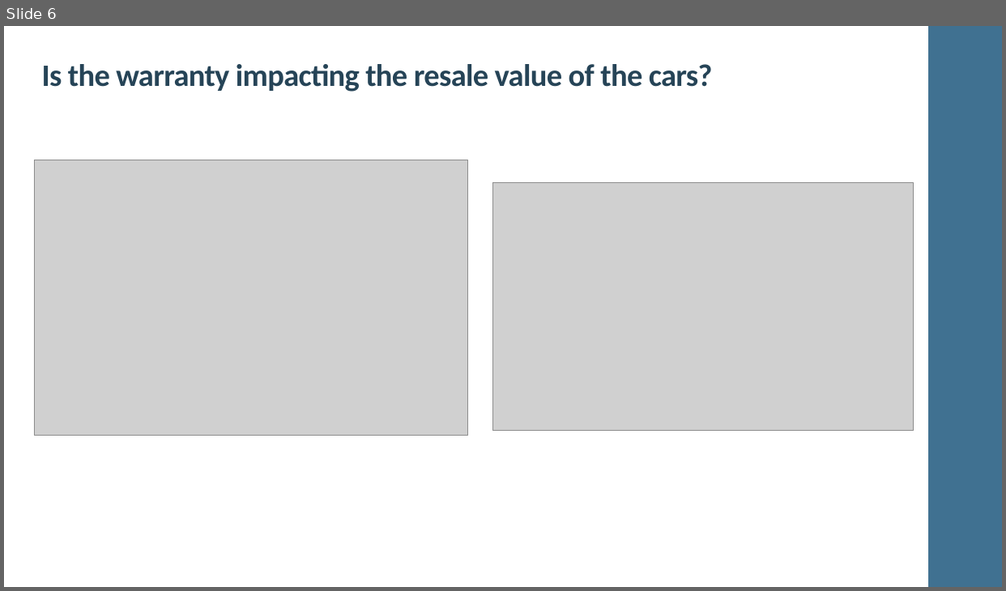
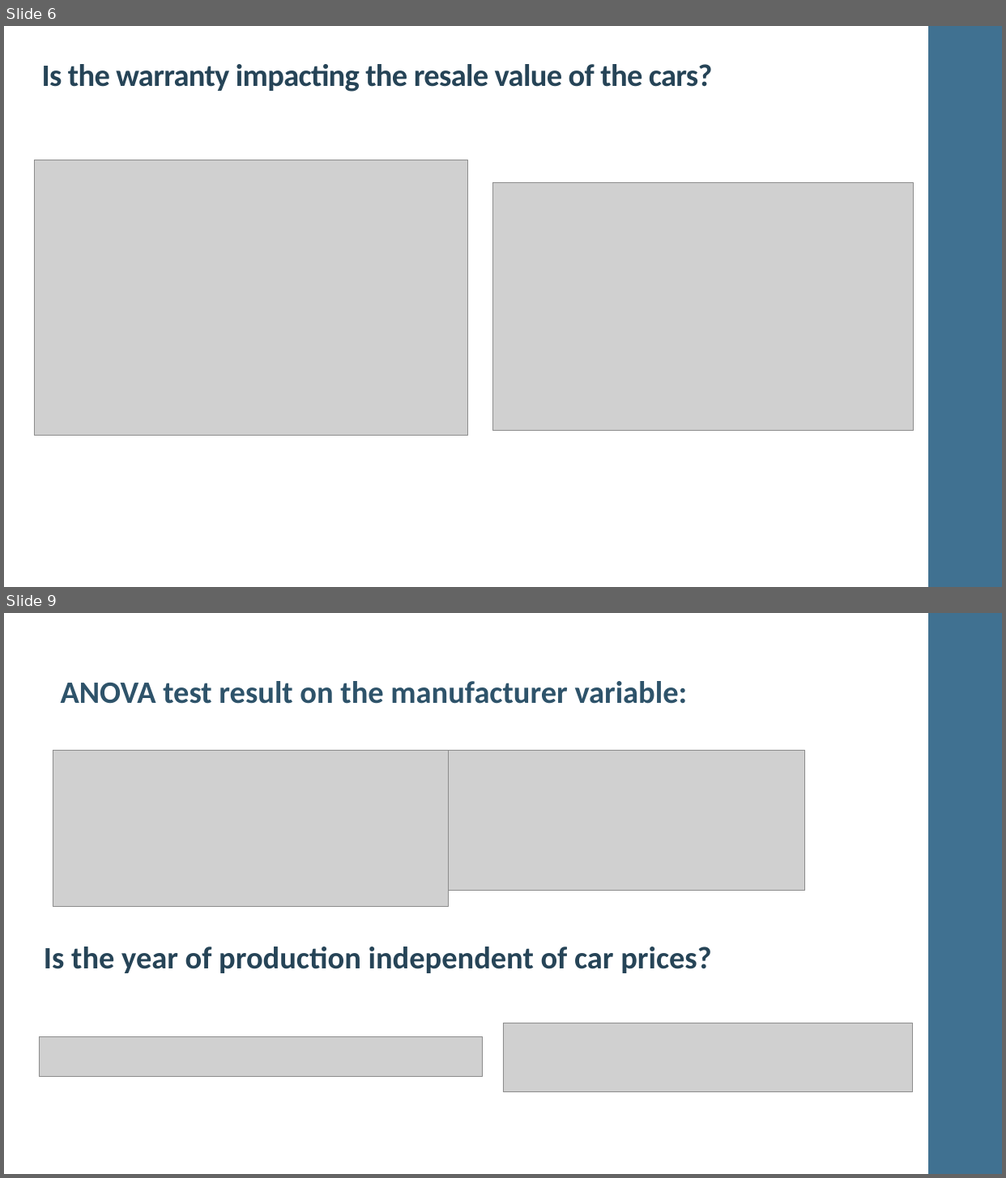
Before and after one commit to MANOJKUMAR1302/22FA_Dataverse_Team08, a slide deck: Team 8_UsedCarsPricePrediction.pptx. Shown one above the other, each under a label of ours: slide 6 before the commit, slides 6 and 9 after it; the slides between them are not shown. The pictures are 1006x591 and 1006x1178 pixels, drawn with LibreOffice and Linux fonts; fonts in the diff are those of the drawing; grey boxes stand for pictures. Boxes give left, top, right and bottom in pixels: in the first picture for what was removed or moved away, otherwise in the second. Text is boxed around its words. In the diff, an @@ line names an element or a change of style, - is before the commit and + after.

Commit message:
Update Team 8_UsedCarsPricePrediction.pptx
updated EDA and hypothesis testing slides for the odometer, brand, year of production and unknown features.

```diff
--- a/Team 8_UsedCarsPricePrediction.pptx
+++ b/Team 8_UsedCarsPricePrediction.pptx
@@ slide 9 added at [4,613,1002,1174], background #FFFFFF; not listed: 1 template element that a slide beside it also shows @@
@@ text added at [61,681,688,704], 30 pt, text #2E536A, bold @@
+ANOVA test result on the manufacturer variable:
@@ picture added at [53,751,448,906] @@
@@ picture added at [448,750,804,890] @@
@@ text added at [44,947,711,973], 30 pt, text #264457, bold @@
+Is the year of production independent of car prices?
@@ picture added at [503,1023,913,1093] @@
@@ picture added at [39,1037,483,1076] @@
```
Also in this commit, not shown: 5 other slides added.
